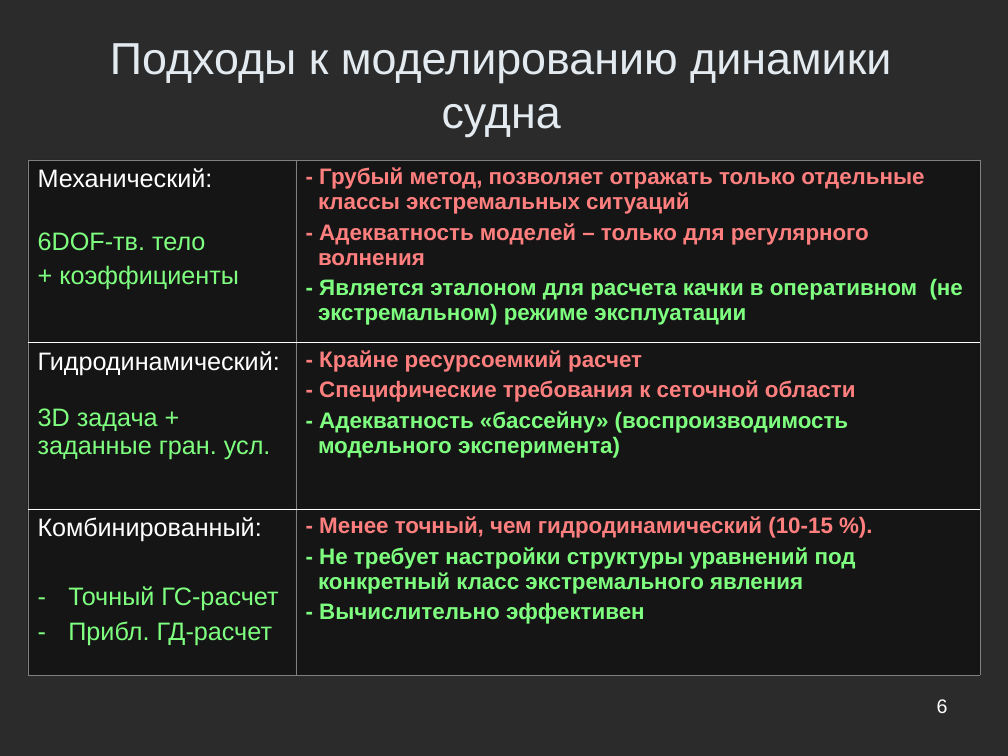
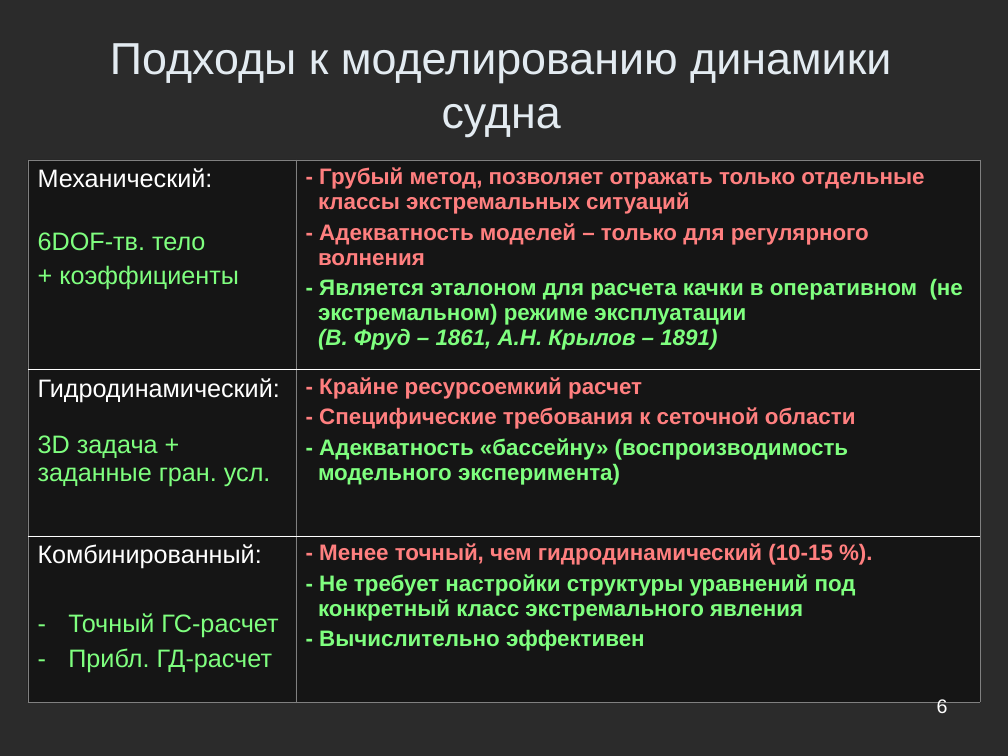
Before and after one commit to Jacobi20/nano-vis, a slide deck: slide 6 of ship_sim/docs/conf_hpc2010/hpc2010_navy_2.ppt. Drawn at 1008x756 pixels with LibreOffice and Linux fonts; fonts in the diff are those of the drawing; background and template pictures are left out; a plain dark background stands for a picture behind light text. Boxes give left, top, right and bottom in pixels: in the first picture for what was removed or moved away, otherwise in the second. Text is boxed around its words. In the diff, an @@ line names an element or a change of style, - is before the commit and + after.

```diff
--- a/ship_sim/docs/conf_hpc2010/hpc2010_navy_2.ppt
+++ b/ship_sim/docs/conf_hpc2010/hpc2010_navy_2.ppt
@@ table at (x1=27, y1=160, x2=980, y2=703) @@
-row 1, column 2: - Грубый метод, позволяет отражать только отдельные классы экстремальных ситуаций / - Адекватность моделей – только для регулярного волнения / - Является эталоном для расчета качки в оперативном (не экстремальном) режиме эксплуатации
+row 1, column 2: - Грубый метод, позволяет отражать только отдельные классы экстремальных ситуаций / - Адекватность моделей – только для регулярного волнения / - Является эталоном для расчета качки в оперативном (не экстремальном) режиме эксплуатации (В. Фруд – 1861, А.Н. Крылов – 1891)
```
Also in this commit, not shown: 10 other slides changed, 2 slides added, 2 slides removed.
